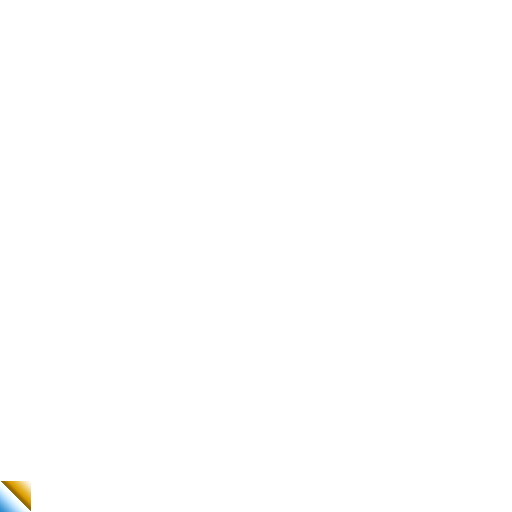
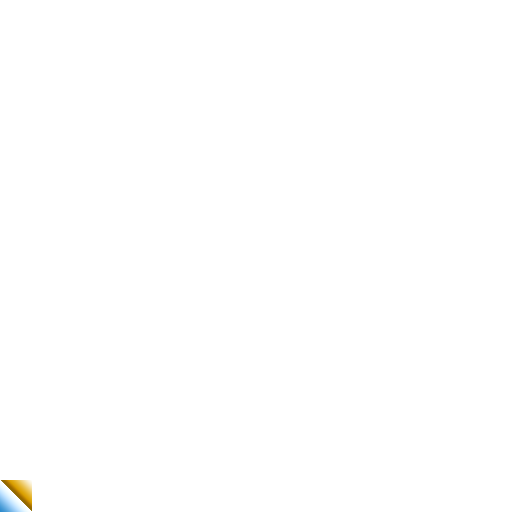
Comparing the layer stacks of the two 512x512 images. Changes:
painted on "Layer 1" over 0, 480, 32, 512
